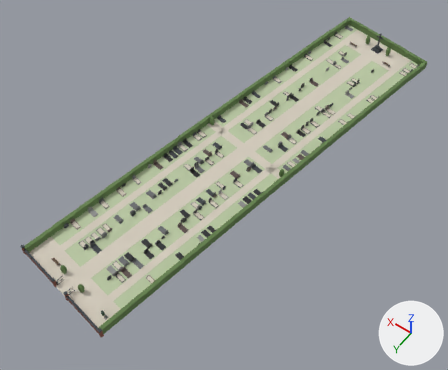
A saved change to the glTF model web/public/models/cemetery.glb.
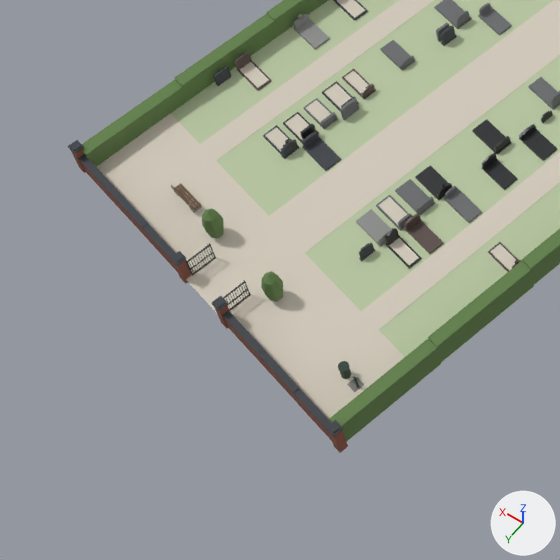
Old and new are each drawn whole from a camera (50 mm lens) standing at (-51.2, 24.9, 92.8) and looking at (-8.1, -35.3, -1.9) and again close up on the part from 0% to 37% of the width and 55% to 100% of the height. The lights are fixed; the arrows at lower right show +X, +Y and +Z. The last two pictures show the newer version. Where no turn or scale is listed for an object, it has been applied to the vertices.

The scene before the commit, as lines of its bpy script (objects in view):
```python
me_vh_gravel = bpy.data.meshes.new('vh_gravel')
me_vh_gravel.from_pydata(...)  # 636 vertices, 570 faces; spans x -25.1..10.0, y -89.0..1.6, z 0.0..1.1
me_vh_gravel.materials.append(mat_vh_gravel)  # pale yellow #d4ccbd
me_vh_iron_small = bpy.data.meshes.new('vh_iron_small')
me_vh_iron_small.from_pydata(...)  # 296 vertices, 386 faces; spans x -9.49..1.43, y -1.88..0.06, z -0.04..1.55
me_vh_iron_small.materials.append(mat_vh_iron_small)
me_vh_stone = bpy.data.meshes.new('vh_stone')
me_vh_stone.from_pydata(...)  # 2336 vertices, 3254 faces; spans x -25.2..11.0, y -88.6..2.2, z -0.1..5.5
me_vh_stone.materials.append(mat_vh_stone)
ob_vh_gravel = bpy.data.objects.new('vh_gravel', me_vh_gravel)
ob_vh_gravel.location = (0.0, 0.0, 0.0)
ob_vh_iron_small = bpy.data.objects.new('vh_iron_small', me_vh_iron_small)
ob_vh_iron_small.location = (0.0, 0.0, 0.0)
ob_vh_stone = bpy.data.objects.new('vh_stone', me_vh_stone)
ob_vh_stone.location = (0.0, 0.0, 0.0)
# also in view: 'vh_brick' at (0.0, 0.0, 0.6); 'vh_lawn' at (-7.8, -44.3, 0.5); 'vh_hedge' at (-7.8, -44.3, 1.5); 'vh_granite' at (-7.1, -46.0, 1.1)
```
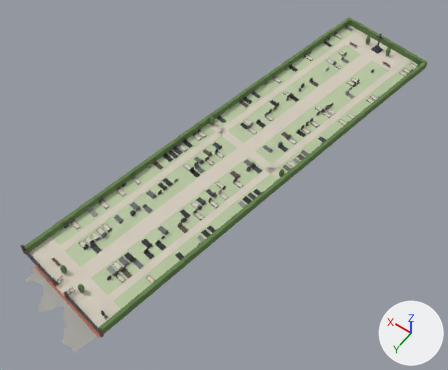
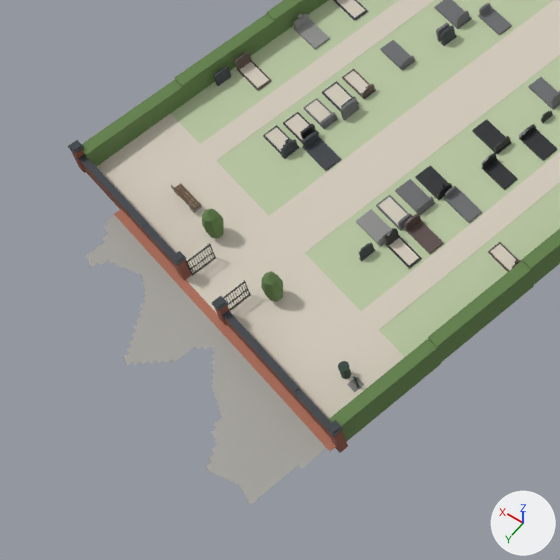
Changed parts and their boxes (x1, y1, x2, y2) in the close-ups (560 x 560 px):
'vh_pavers', added
    after: (86, 215, 326, 505)
'vh_clinker', added
    after: (114, 209, 336, 451)

The edits, one by one:
Material 'vh_pavers' (mat_vh_pavers) is new.
Its base color is (0.376, 0.366, 0.337) (grey #a5a39d).
Its roughness is 0.88.
Material 'vh_clinker' (mat_vh_clinker) is new.
Its base color is (0.434, 0.162, 0.102) (brown #b0705a).
Its roughness is 0.88.
Mesh me_vh_pavers is new.
It has 443 vertices, 380 faces and spans x -10.3..7.2, y -0.7..6.6, z -0.1..0.1.
It uses material mat_vh_pavers (grey #a5a39d).
Mesh me_vh_clinker is new.
It has 187 vertices, 206 faces and spans x -10.7..7.1, y -1.1..2.5, z -0.1..0.1.
It uses material mat_vh_clinker (brown #b0705a).
Object 'vh_pavers' (ob_vh_pavers) is new; it shows me_vh_pavers.
Its location is (0.0, 0.0, 0.0).
Object 'vh_clinker' (ob_vh_clinker) is new; it shows me_vh_clinker.
Its location is (0.0, 0.0, 0.0).
